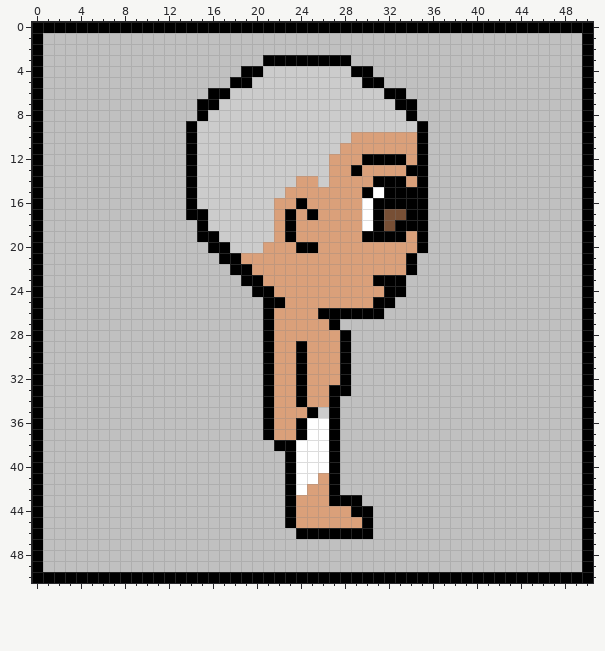
File history of a pixel-art sprite, Barricadespel/src/barricade/images/SpelerBeneden.png. The first picture shows the starting point.
The file is 51x51 pixels. Colours within 5 levels of each other are drawn and written as one.
The result:
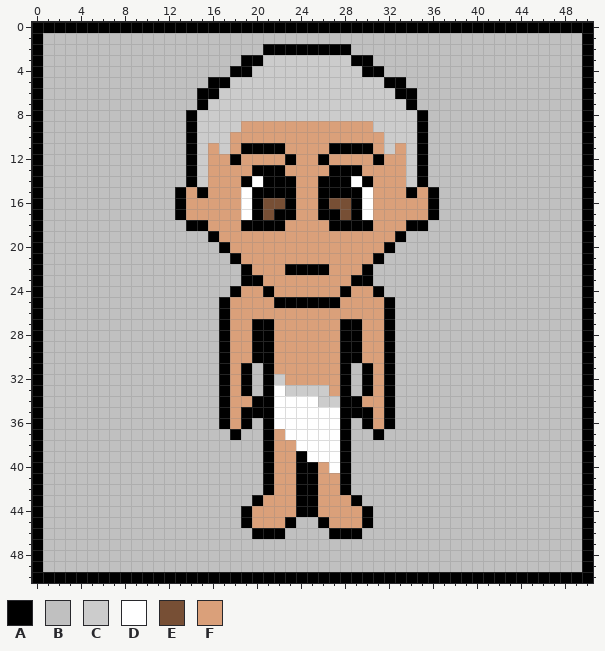
Palette (. is transparent): A #000000  B #c0c0c0  C #cccccc  D #ffffff  E #774f35  F #daa07a
From old to new:
Changed rows in their new state; - is an unchanged pixel.
first column x 13:
 2 --------AAAAAAAA--------
 3 ------AACCCCCCCCAA------
 4 -----A-C--------C-A-----
 5 ---AACC----------CCAA---
 6 --A-C--------------C-A--
 7 ---C----------------C---
 8 -AC------------------CA-
 9 ------FFFFFFFFFFFF------
10 -----FFFFFFFFFFF---CCC--
11 ---F-FAAAAFFFFAAAA-C-C--
12 ---FFAFFFFAFFA---F-FFC--
13 ---FFFFAAAFFFFAA-----C--
14 ---FFFADAAA--AAADAFFFC--
15 AFAFFFDAAAA--AAAADFFF-FA
16 AFFFFFDAEEAF-AEEA-FFFFFA
17 AFFFFFDAEA--FAAEA-FFFFFA
18 -A-FFFAAAAF---AAAAFFF---
19 --B-FFFFF-F------FFF-BB-
20 ---B-FFF---FF------ABBB-
21 ----B-------------ABBB--
22 -----B----AAAA---ABBBB--
23 ----------------AABBB---
24 -----AFF-------A--ABB---
25 ----AFFFF-AAAAA---F-----
26 ----AFFFF----FFFFFFA----
27 ----AFFA------FAAFFA----
28 ----AFFA--------AFFA----
29 ----AFFA---F----AFFA----
30 ----AFFA---F----AFFA----
31 ----AFA----F-----AFA----
32 ----AFA--C-F-----AFA----
33 ----AFA--DCCCCF--AFA----
34 ----AFFA-DDDDCCAAFFA----
35 ----AFAA-DDDDDDAAAFA----
36 ----AFA--DDD--DA-AFA----
37 -----A----DD--DA--A-----
38 --------AFF---DA--------
39 --------AFFA--DA--------
40 --------AFFAAFDA--------
41 --------AFFAA-FA--------
42 --------AFFAA-FA--------
43 -------AFFFAA-FF--------
44 ------AFFFFAA---F-------
45 ------AFFF-BBA----------
46 -------AAA-BBB---B------
Pixel boxes of the changes (left, top, right, bottom) in both pictures:
changed: (175, 44, 439, 539)
